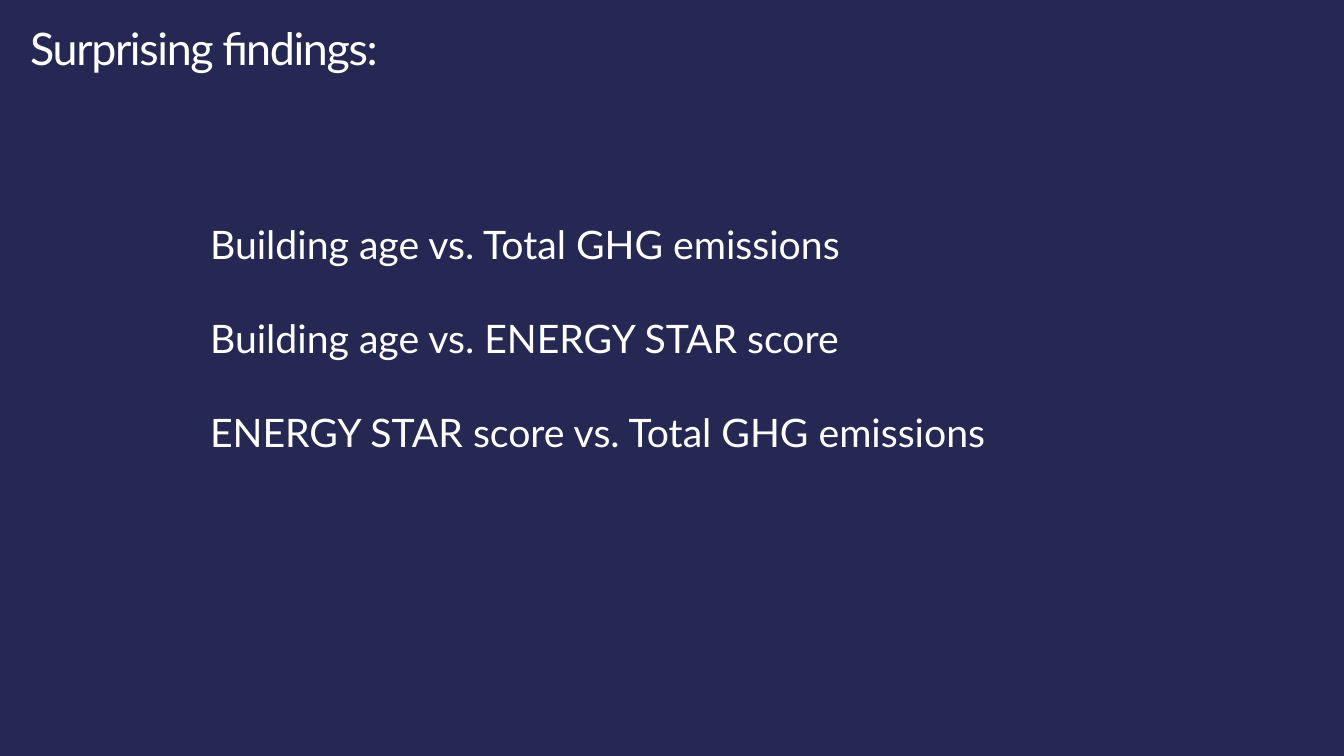
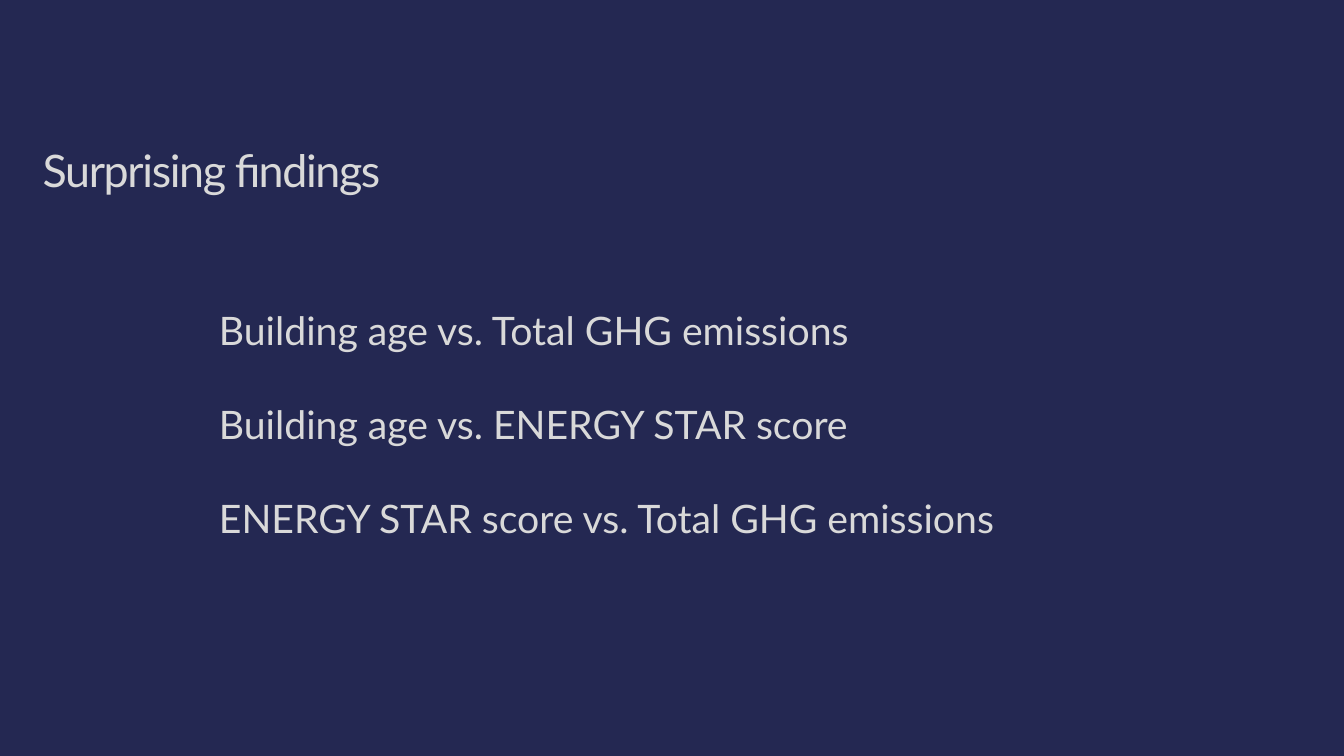
Before and after one commit to Alissa-Ouspen/data110_alissa, a slide deck: slide 11 of project1/Proj1_Present_Energy_Ouspenskaia.pptx. Drawn at 1344x756 pixels with LibreOffice and Linux fonts; fonts in the diff are those of the drawing. Boxes give left, top, right and bottom in pixels: in the first picture for what was removed or moved away, otherwise in the second. Text is boxed around its words. In the diff, an @@ line names an element or a change of style, - is before the commit and + after.

```diff
--- a/project1/Proj1_Present_Energy_Ouspenskaia.pptx
+++ b/project1/Proj1_Present_Energy_Ouspenskaia.pptx
@@ title at box(43, 154, 380, 195): text changed; text colour #FFFFFF to #D9D9D9 @@
-Surprising findings:
+Surprising findings
@@ text "Building age vs. Total GHG ...": place and size @@
-text "Building age vs. Total GHG ..." at box(210, 230, 986, 448)
+text "Building age vs. Total GHG ..." at box(219, 316, 994, 534)
@@ text "Building age vs. Total GHG ..." at box(219, 316, 994, 534): text colour #FFFFFF to #D9D9D9 @@
```
Also in this commit, not shown: 7 other slides changed, 11 other files.
